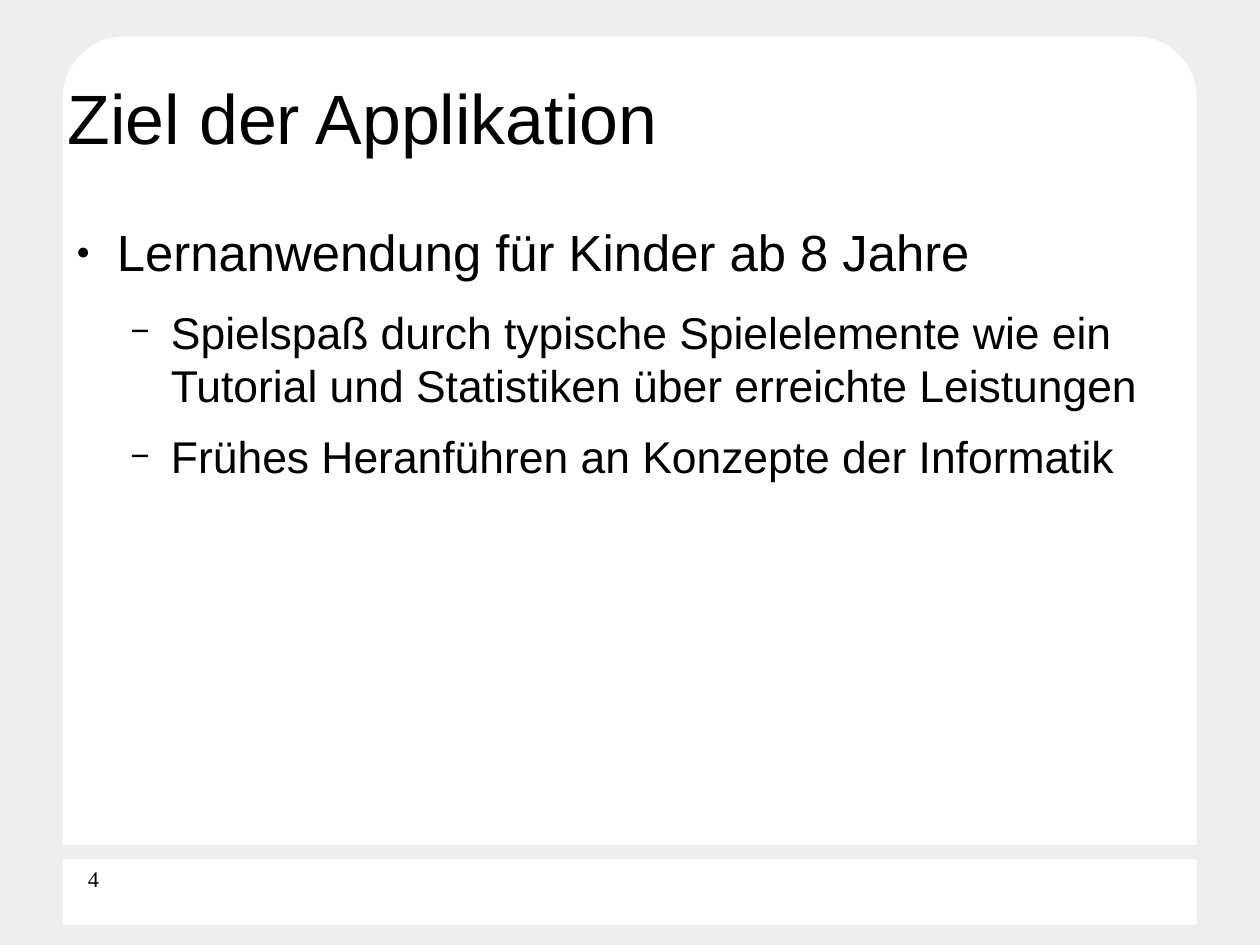
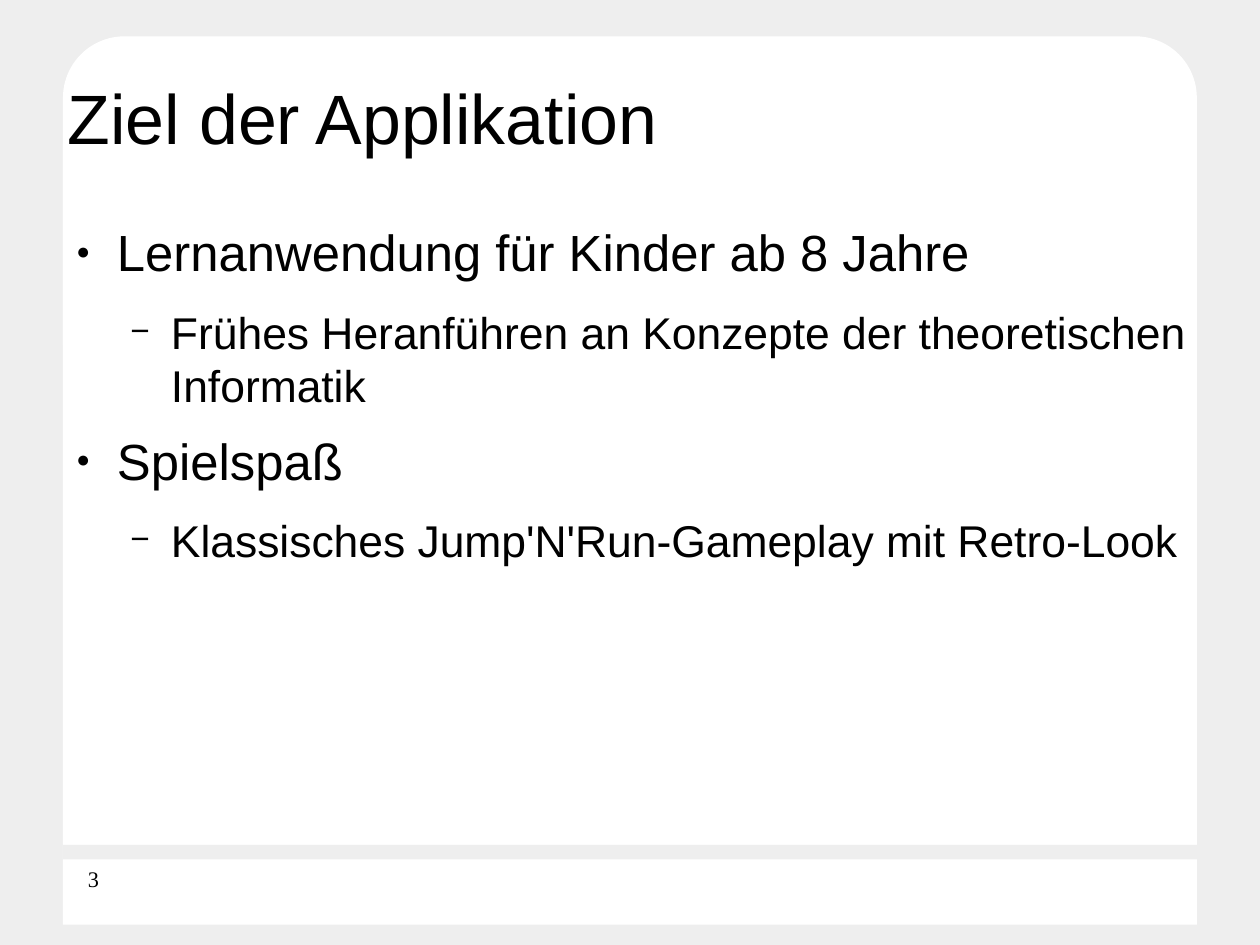
Before and after one commit to Die-anonymen-PSEler/archive, a slide deck: slide 3 of pse-5/final-presentation.odp (slide 4 before the commit). Drawn at 1260x945 pixels with LibreOffice and Linux fonts; fonts in the diff are those of the drawing; background and template pictures are left out. Boxes give left, top, right and bottom in pixels: in the first picture for what was removed or moved away, otherwise in the second. Text is boxed around its words. In the diff, an @@ line names an element or a change of style, - is before the commit and + after.

Commit message:
presentation update

```diff
--- a/pse-5/final-presentation.odp
+++ b/pse-5/final-presentation.odp
@@ text at (117, 316, 1186, 566): text changed @@
-  − Spielspaß durch typische Spielelemente wie ein Tutorial und Statistiken über erreichte Leistungen
-  − Frühes Heranführen an Konzepte der Informatik
+  − Frühes Heranführen an Konzepte der theoretischen Informatik
+● Spielspaß
+  − Klassisches Jump'N'Run-Gameplay mit Retro-Look
@@ page number at (88, 872, 99, 888): text changed @@
-4
+3
```
Also in this commit, not shown: 3 other slides changed, 4 slides added, 1 slide removed, 1 other file.
